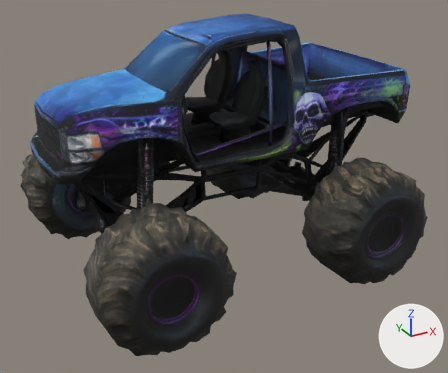
Before and after pictures for a commit that changed the glTF model monster_truck.glb.
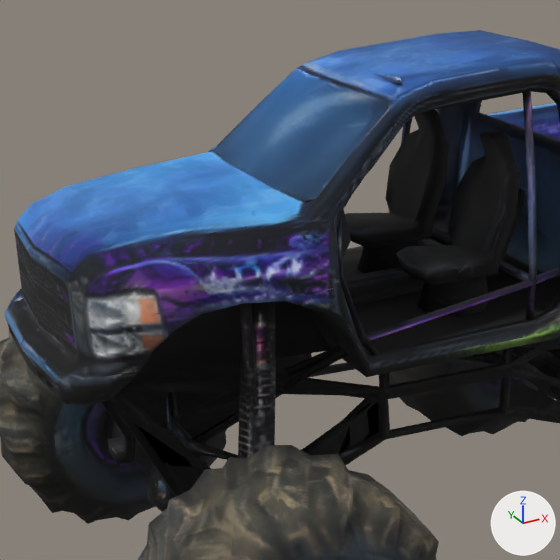
Each version appears first whole from a camera (50 mm lens) standing at (-0.786, -1.473, 0.936) and looking at (-0.005, -0.053, 0.226), and next in a close-up on the part from 6% to 63% of the width and 0% to 69% of the height. Lighting does not change. The marker at lower right points along +X, +Y and +Z. The last two pictures show the newer version. Vertices at exactly the same position are counted once.

Objects in the first close-up: 'tripo_node_2bf74bdc'.
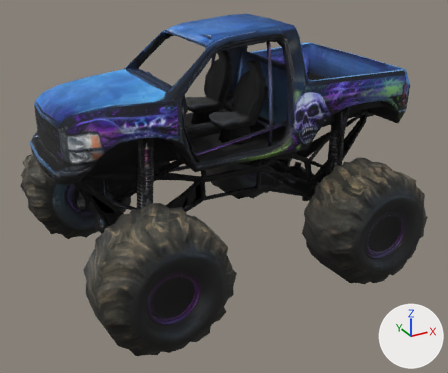
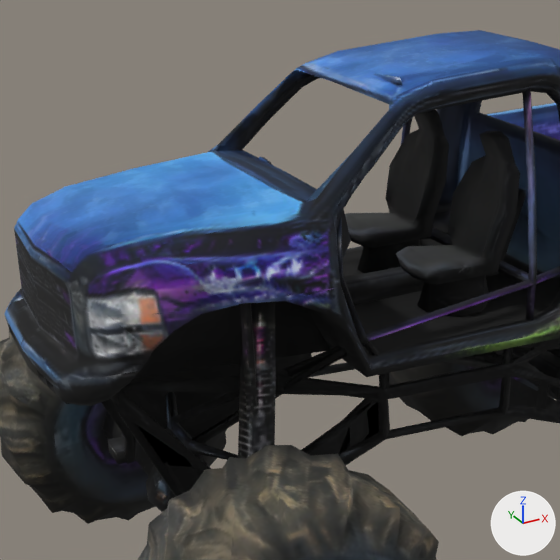
What differs and where, as boxes (x1, y1, x2, y2) in the close-ups (560 x 560 px):
part 1 of me_tripo_mesh_2bf74bdc, deleted (blue): before (215, 70, 389, 201)

What changed in the scene script:
```text
Change me_tripo_mesh_2bf74bdc:
    used by ob_tripo_node_2bf74bdc; location = (0.0, 0.0, 0.0)
    remove me_tripo_mesh_2bf74bdc.from_pydata(...)  # 2435 vertices, 4901 faces; spans x -0.499..0.499, y -0.421..0.421, z 0.0..0.674
    add me_tripo_mesh_2bf74bdc.from_pydata(...)  # 2430 vertices, 4878 faces; spans x -0.499..0.499, y -0.421..0.421, z 0.0..0.674
    me_tripo_mesh_2bf74bdc part 1
    5 vertices are removed from x -0.167..-0.101, y -0.132..0.073, z 0.6..0.645
    23 faces are deleted
```
